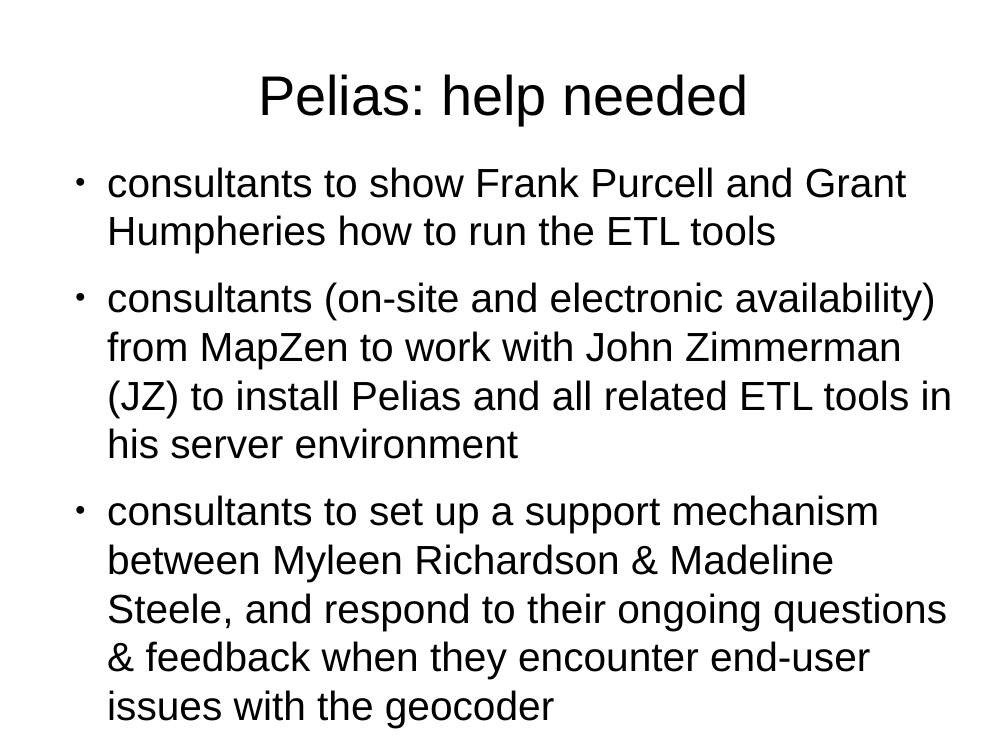
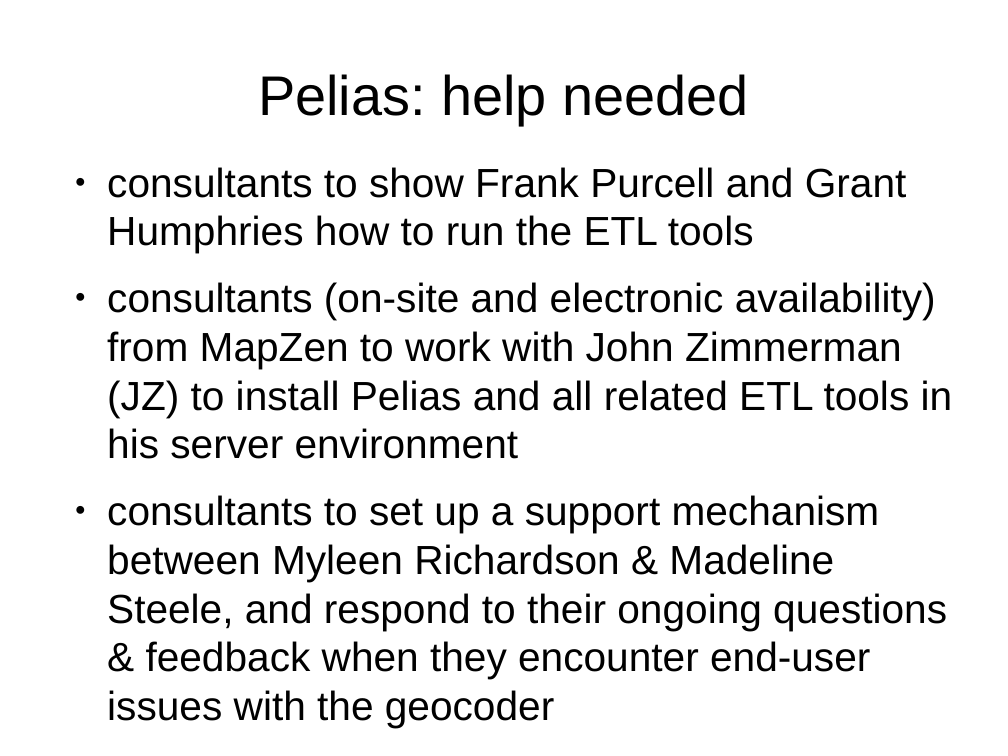
Before and after one commit to OpenTransitTools/docs, a slide deck: slide 11 of trimet/GeoCoder Gaps for TriMet.odp. Drawn at 1008x756 pixels with LibreOffice and Linux fonts; fonts in the diff are those of the drawing. Boxes give left, top, right and bottom in pixels: in the first picture for what was removed or moved away, otherwise in the second. Text is boxed around its words. In the diff, an @@ line names an element or a change of style, - is before the commit and + after.

```diff
--- a/trimet/GeoCoder Gaps for TriMet.odp
+++ b/trimet/GeoCoder Gaps for TriMet.odp
@@ text at box(107, 167, 907, 253): text changed @@
-● consultants to show Frank Purcell and Grant Humpheries how to run the ETL tools
+● consultants to show Frank Purcell and Grant Humphries how to run the ETL tools
```
Also in this commit, not shown: 1 other slide changed, 2 other files.
